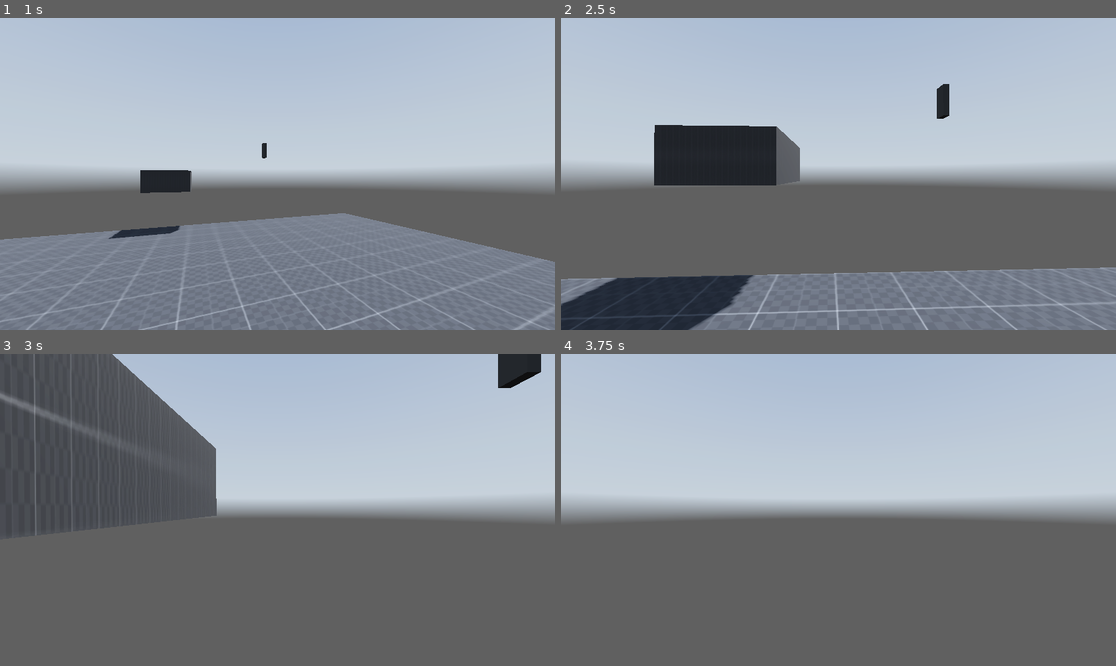
Above: before the commit, frames 1-4 (two rows, left to right).
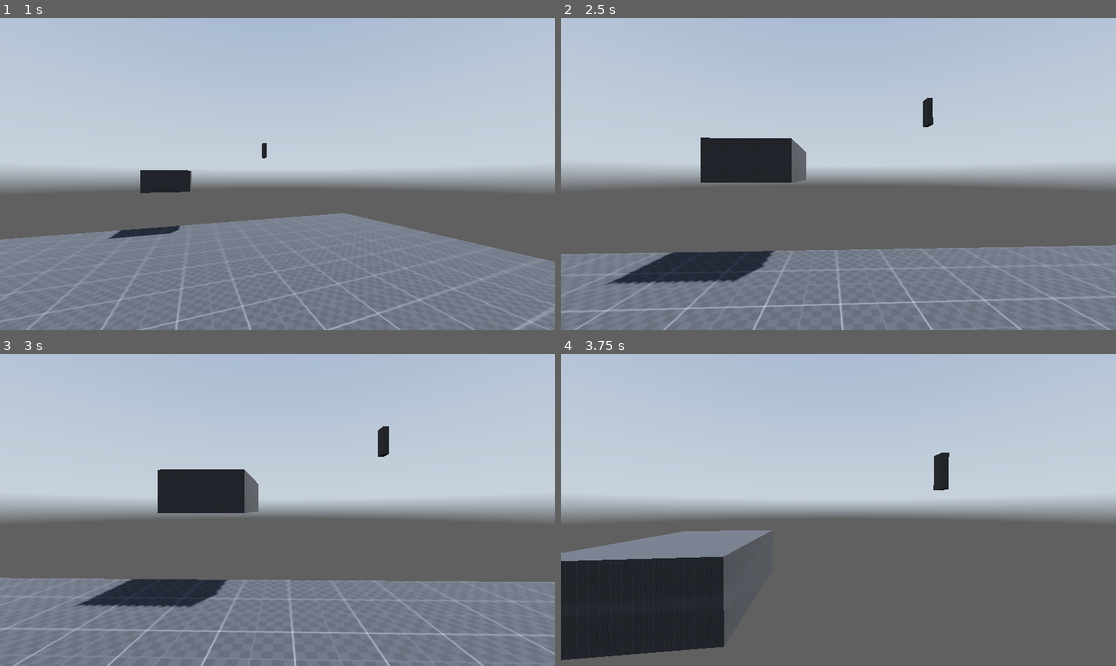
Above: after the commit, the same moments.

Repository: prodbyrafiki/Dunk-Game-2024
Game: Godot game, scene res://Node/world.tscn
The game is run twice, just before and just after one commit, with the same random seed, the same clock (stepped at 60 frames per second) and the same inputs. A sky picture missing from this copy of the repository is replaced by a grey-blue gradient.
Inputs (mouse positions are in pixels of both pictures, inside the frame that each line leads up to):
- Up to frame 1 (1 s): tap Enter at 0.5 s; move the mouse to (399, 158) at 0.52 s; hold D (move_right) from 0.53 s (still down); hold C (crounch) from 0.53 s (still down); tap Space (jump) at 0.77 s; tap Alt (free_look) at 0.8 s
- Up to frame 2 (2.5 s): move the mouse to (810, 174) at 1.27 s; release D (move_right) at 1.28 s; release C (crounch) at 1.28 s; hold W (move_forward) from 1.28 s (still down); tap Alt (free_look) at 1.35 s; tap Space (jump) at 1.52 s; tap Shift (sprint) at 1.55 s; move the mouse to (849, 167) at 2.02 s; hold Shift (sprint) from 2.03 s (still down); tap C (crounch) at 2.3 s
- Up to frame 3 (3 s): keep holding W (move_forward); move the mouse to (271, 516) at 2.77 s; release Shift (sprint) at 2.78 s; tap C (crounch) at 2.85 s
- Up to frame 4 (3.75 s): keep holding W (move_forward); tap Space (jump) at 3.02 s; tap Alt (free_look) at 3.05 s; move the mouse to (877, 513) at 3.52 s; hold Alt (free_look) from 3.53 s (still down)

Frame 1 is identical in both runs. In frame 2, 16% of the frame differs, in the area x 0-100%, y 21-100%; in frame 3, 47%, in the area x 0-100%, y 0-100%; in frame 4, 11%.
Error after the commit: Invalid operands 'Basis' and 'Vector2' in operator '+'. (res://Scripts/Player.gd:151)

Commit message:
13/5 Commit #2
Added Free-Look
Working on Slide

Diff:
--- a/Node/Player.tscn
+++ b/Node/Player.tscn
@@ -22,9 +22,9 @@
 [node name="RayCast3D" type="RayCast3D" parent="."]
 target_position = Vector3(0, 2, 0)
 
-[node name="head" type="Node3D" parent="."]
+[node name="neck" type="Node3D" parent="."]
 transform = Transform3D(1, 0, 0, 0, 1, 0, 0, 0, 1, 0, 1.8, 0)
 
-[node name="Camera3D" type="Camera3D" parent="head"]
+[node name="head" type="Node3D" parent="neck"]
 
-[node name="neck" type="Node3D" parent="."]
+[node name="Camera3D" type="Camera3D" parent="neck/head"]
--- a/Scripts/Player.gd
+++ b/Scripts/Player.gd
@@ -1,11 +1,13 @@
 extends CharacterBody3D
 
 # nodes
-@onready var pivot = $head
-@onready var camera = $head/Camera3D
+@onready var pivot = $neck/head
+@onready var camera = $neck/head/Camera3D
 @onready var standing_collision_shape = $StandingCollisionShape
 @onready var crouching_collision_shape = $CrouchingCollisionShape
 @onready var ray_cast_3d = $RayCast3D
+@onready var neck = $neck
+@onready var camera_3d = $neck/head/Camera3D
 
 
 # speeds
@@ -21,6 +23,8 @@
 var sensitivity = 0.003
 var direction = Vector3.ZERO
 
+var free_look_tilt = 6
+
 
 
 #states
@@ -30,11 +34,19 @@
 var free_looking = false
 var sliding = false
 
+# slide var
+
+var slide_timer = 0.0
+var slide_timer_max = 1
+var slide_vector = Vector2.ZERO
+
 
 # Get the gravity from the project settings to be synced with RigidBody nodes.
 var gravity = ProjectSettings.get_setting("physics/3d/default_gravity")
 
 func _unhandled_input(event):
+
+
 	if event is InputEventMouseMotion:
 		Input.set_mouse_mode(Input.MOUSE_MODE_CAPTURED)
 	elif event.is_action_pressed("ui_cancel"):
@@ -42,12 +54,22 @@
 
 	if Input.get_mouse_mode() == Input.MOUSE_MODE_CAPTURED:
 		if event is InputEventMouseMotion:
-			pivot.rotate_y(-event.relative.x * sensitivity / 2)
-			camera.rotate_x(-event.relative.y * sensitivity / 4)
-			camera.rotation.x = clamp(camera.rotation.x, deg_to_rad(-89), deg_to_rad(89))
-			camera.rotation.y = clamp(camera.rotation.y, deg_to_rad(0), deg_to_rad(0))
+			if free_looking:
+				neck.rotate_y(-event.relative.x * sensitivity / 2)
+				neck.rotation.y = clamp(neck.rotation.y, deg_to_rad(-120), deg_to_rad(120))
+			else:
+
+				pivot.rotate_y(-event.relative.x * sensitivity / 2)
+				camera.rotate_x(-event.relative.y * sensitivity / 4)
+				camera.rotation.x = clamp(camera.rotation.x, deg_to_rad(-89), deg_to_rad(89))
+				camera.rotation.y = clamp(camera.rotation.y, deg_to_rad(0), deg_to_rad(0))
+
+
 
 func _physics_process(delta):
+
+	#movement input get
+	var input_dir = Input.get_vector("move_left", "move_right", "move_forward", "move_back")
 
 	# handle movement
 
@@ -55,10 +77,16 @@
 
 	if Input.is_action_pressed("crounch"):
 		current_speed = crouching_speed
-		pivot.position.y = lerp(pivot.position.y, 1.8 + crouching_depth, delta*lerp_speed)
+		pivot.position.y = lerp(pivot.position.y, crouching_depth, delta*lerp_speed)
 
 		standing_collision_shape.disabled = true
 		crouching_collision_shape.disabled = false
+
+		# Slide Begin Logic
+		if sprinting && input_dir != Vector2.ZERO:
+			sliding = true
+			slide_timer = slide_timer_max
+			slide_vector = input_dir
 
 		walking = false
 		sprinting = false
@@ -69,7 +97,7 @@
 	# Standing
 		standing_collision_shape.disabled = false
 		crouching_collision_shape.disabled = true
-		pivot.position.y = lerp(pivot.position.y, 1.8 , delta*lerp_speed)
+		pivot.position.y = lerp(pivot.position.y, 0.0 , delta*lerp_speed)
 
 	# Sprinting
 		if Input.is_action_pressed("sprint"):
@@ -89,8 +117,20 @@
 
 	if Input.is_action_pressed("free_look"):
 		free_looking = true
+		camera_3d.rotation.z = -deg_to_rad(neck.rotation.y * free_look_tilt)
+
 	else:
 		free_looking = false
+		neck.rotation.y = lerp(neck.rotation.y, 0.0, delta * lerp_speed)
+		camera_3d.rotation.z = lerp(camera_3d.rotation.z, 0.0, delta * lerp_speed)
+
+
+	# Handle Sliding Logic
+
+	if sliding:
+		slide_timer -= delta
+		if slide_timer <- 0:
+			sliding = false
 
 
 
@@ -104,8 +144,12 @@
 
 	# Get the input direction and handle the movement/deceleration.
 	# As good practice, you should replace UI actions with custom gameplay actions.
-	var input_dir = Input.get_vector("move_left", "move_right", "move_forward", "move_back")
+
 	var direction = (pivot.transform.basis * Vector3(input_dir.x, 0, input_dir.y)).normalized()
+
+	if sliding:
+		direction = transform.basis + slide_vector
+
 	if direction:
 		velocity.x = direction.x * current_speed
 		velocity.z = direction.z * current_speed
